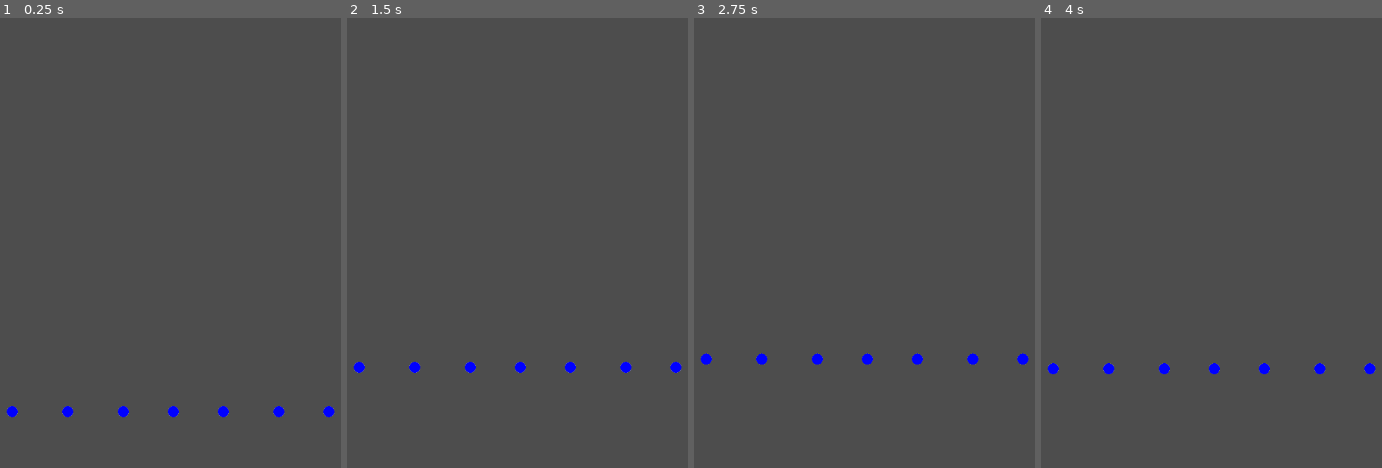
Above: before the commit, frames 1-4 (left to right).
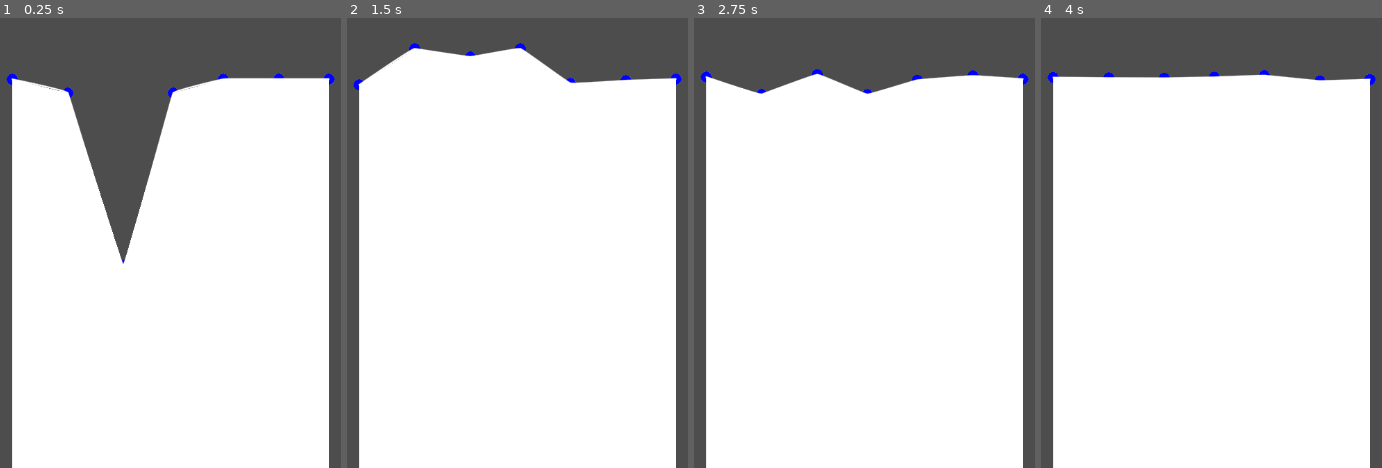
Above: after the commit, the same moments.

Repository: kit-solent/refrigerate
Game: Godot game, scene res://water/water.tscn
Two runs of this game, one before a commit and one after it. Both use one fixed random seed, a clock stepped at 60 frames per second and the inputs below. This scene is started directly instead of the project's main scene.
Inputs:
- Up to frame 1 (0.25 s): no input
- Up to frame 2 (1.5 s): hold Right (player right) 0.53-1.28 s; tap Up (player jump) at 0.77 s; hold Left (player left) from 1.28 s (still down)
- Up to frame 3 (2.75 s): tap Up (player jump) at 1.52 s; release Left (player left) at 2.03 s; hold Right (player right) from 2.03 s (still down)
- Up to frame 4 (4 s): tap Up (player jump) at 3.02, 3.77 s; release Right (player right) at 3.53 s; hold Left (player left) from 3.53 s (still down)

The runs differ from the first frame. In frame 1, 74% of the frame differs, in the area x 1-99%, y 12-100%; in frame 2, 83%, in the area x 1-99%, y 5-100%; in frame 3, 80%; in frame 4, 81%.

Commit message:
SaveBot commit at 2024-12-30 21:23:10

Diff:
--- /dev/null
+++ b/water/smooth_path.gd
@@ -0,0 +1,55 @@
+class_name SmoothPath extends Path2D
+
+@export var spline_length:int = 8
+@export var _smooth:bool:
+	get:
+		return _smooth
+	set(value):
+		smooth(value)
+
+@export var _straighten:bool:
+	get:
+		return _straighten
+	set(value):
+		straighten(value)
+
+@export var color:Color = Color(1,1,1,1)
+var width = 8
+
+func straighten(value):
+	if not value: return
+	for i in range(curve.get_point_count()):
+		curve.set_point_in(i, Vector2())
+		curve.set_point_out(i, Vector2())
+
+func smooth(value):
+	if not value: return
+
+	var point_count = curve.get_point_count()
+	for i in point_count:
+		if i >0 and i < point_count-1:
+			var spline = _get_spline(i)
+			curve.set_point_in(i, -spline)
+			curve.set_point_out(i, spline)
+
+func _get_spline(i):
+
+	var last_point = _get_point(i - 1)
+	var next_point = _get_point(i + 1)
+	var spline = last_point.direction_to(next_point) * spline_length
+	return spline
+
+func _get_point(i):
+	var point_count = curve.get_point_count()
+	i = wrapi(i, 0, point_count )
+	if i >1 and i < point_count-1:
+		return curve.get_point_position(i)
+	elif i <= 1:
+		return Vector2(curve.get_point_position(1).x - spline_length,curve.get_point_position(1).y)
+	elif i >= point_count-1:
+		return Vector2(curve.get_point_position(point_count-1).x + spline_length,curve.get_point_position(point_count-1).y)
+
+func _draw():
+	var points = curve.get_baked_points()
+	if points:
+		draw_polyline(points, color, width, true)
--- a/water/spring.gd
+++ b/water/spring.gd
@@ -2,12 +2,10 @@
 
 var velocity = 0
 var force = 0
-var height = position.y
-var target_height = position.y + 500 # for testing
-var spring_constant = 0.015
-var damping = 0.03
+var height = 0
+var target_height = 0
 
-func update(k:float, d:float):
+func water_update(k:float, d:float):
 	height = position.y
 
 	var x = height - target_height
@@ -19,6 +17,7 @@
 
 	position.y += velocity
 
-
-func _physics_process(delta:float):
-	update(spring_constant, damping)
+func initialise():
+	height = position.y
+	target_height = position.y
+	velocity = 0
--- a/water/water.gd
+++ b/water/water.gd
@@ -1,11 +1,81 @@
 extends Node2D
 
+@export var k = 0.015
+@export var d = 0.03
+@export var spread = 0.0002
+@export var border_thickness:float = 1.1
 
-# Called when the node enters the scene tree for the first time.
-func _ready() -> void:
-	pass # Replace with function body.
+var spring = preload("res://water/spring.tscn")
+var springs = []
+var passes = 8
 
+var depth = 1000
+var target_height = global_position.y
+var bottom = target_height + depth
 
-# Called every frame. 'delta' is the elapsed time since the previous frame.
-func _process(delta: float) -> void:
-	pass
+func _ready():
+	$water_border.width = border_thickness
+
+	for i in $springs.get_children():
+		springs.append(i)
+		i.initialise()
+
+	splash(2, 50)
+
+func _physics_process(_delta):
+	for i in springs:
+		i.water_update(k, d)
+
+	var left_deltas = []
+	var right_deltas = []
+
+	for i in range(springs.size()):
+		left_deltas.append(0)
+		right_deltas.append(0)
+
+	for p in range(passes):
+		for i in range(springs.size()):
+			if i > 0:
+				# calculate the distance from the ith spring to its left neibour.
+				left_deltas[i] = spread * (springs[i].height - springs[i-1].height)
+				springs[i-1].velocity += left_deltas[i]
+			if i < springs.size() - 1:
+				right_deltas[i] = spread * (springs[i].height - springs[i+1].height)
+				springs[i+1].velocity += right_deltas[i]
+
+	new_border()
+	draw_water_body()
+
+func splash(index, speed):
+	if index >= 0 and index < springs.size():
+		springs[index].velocity += speed
+
+func draw_water_body():
+	var surface_points = PackedVector2Array()
+
+	for i in springs:
+		surface_points.append(i.position)
+
+	var first_index = 0
+	var last_index  = surface_points.size() - 1
+
+	var water_polygon_points = surface_points
+
+	water_polygon_points.append(Vector2(surface_points[last_index].x, bottom))
+	water_polygon_points.append(Vector2(surface_points[first_index].x, bottom))
+
+	$polygon_2d.polygon = water_polygon_points
+
+func new_border():
+	var curve = Curve2D.new().duplicate()
+
+	var surface_points = []
+	for i in range(springs.size()):
+		surface_points.append(springs[i].position)
+
+	for i in range(surface_points.size()):
+		curve.add_point(surface_points[i])
+
+	$water_border.curve = curve
+	$water_border.smooth(true)
+	$water_border.queue_redraw()
--- a/water/water.tscn
+++ b/water/water.tscn
@@ -1,28 +1,40 @@
-[gd_scene load_steps=3 format=3 uid="uid://dkrdhmdbjussb"]
+[gd_scene load_steps=5 format=3 uid="uid://dkrdhmdbjussb"]
 
 [ext_resource type="Script" path="res://water/water.gd" id="1_ip5ep"]
 [ext_resource type="PackedScene" uid="uid://clx58lsdco3a2" path="res://water/spring.tscn" id="2_wrgai"]
+[ext_resource type="Script" path="res://water/smooth_path.gd" id="3_npexg"]
+
+[sub_resource type="Curve2D" id="Curve2D_7x5jc"]
 
 [node name="water" type="Node2D"]
 script = ExtResource("1_ip5ep")
 
-[node name="spring" parent="." instance=ExtResource("2_wrgai")]
+[node name="springs" type="Node2D" parent="."]
+
+[node name="spring" parent="springs" instance=ExtResource("2_wrgai")]
 position = Vector2(32, 88)
 
-[node name="spring2" parent="." instance=ExtResource("2_wrgai")]
+[node name="spring2" parent="springs" instance=ExtResource("2_wrgai")]
 position = Vector2(112, 88)
 
-[node name="spring3" parent="." instance=ExtResource("2_wrgai")]
+[node name="spring3" parent="springs" instance=ExtResource("2_wrgai")]
 position = Vector2(192, 88)
 
-[node name="spring4" parent="." instance=ExtResource("2_wrgai")]
+[node name="spring4" parent="springs" instance=ExtResource("2_wrgai")]
 position = Vector2(264, 88)
 
-[node name="spring5" parent="." instance=ExtResource("2_wrgai")]
+[node name="spring5" parent="springs" instance=ExtResource("2_wrgai")]
 position = Vector2(336, 88)
 
-[node name="spring6" parent="." instance=ExtResource("2_wrgai")]
+[node name="spring6" parent="springs" instance=ExtResource("2_wrgai")]
 position = Vector2(416, 88)
 
-[node name="spring7" parent="." instance=ExtResource("2_wrgai")]
+[node name="spring7" parent="springs" instance=ExtResource("2_wrgai")]
 position = Vector2(488, 88)
+
+[node name="polygon_2d" type="Polygon2D" parent="."]
+
+[node name="water_border" type="Path2D" parent="."]
+curve = SubResource("Curve2D_7x5jc")
+script = ExtResource("3_npexg")
+spline_length = 4
Not shown, changed: core/README.md
